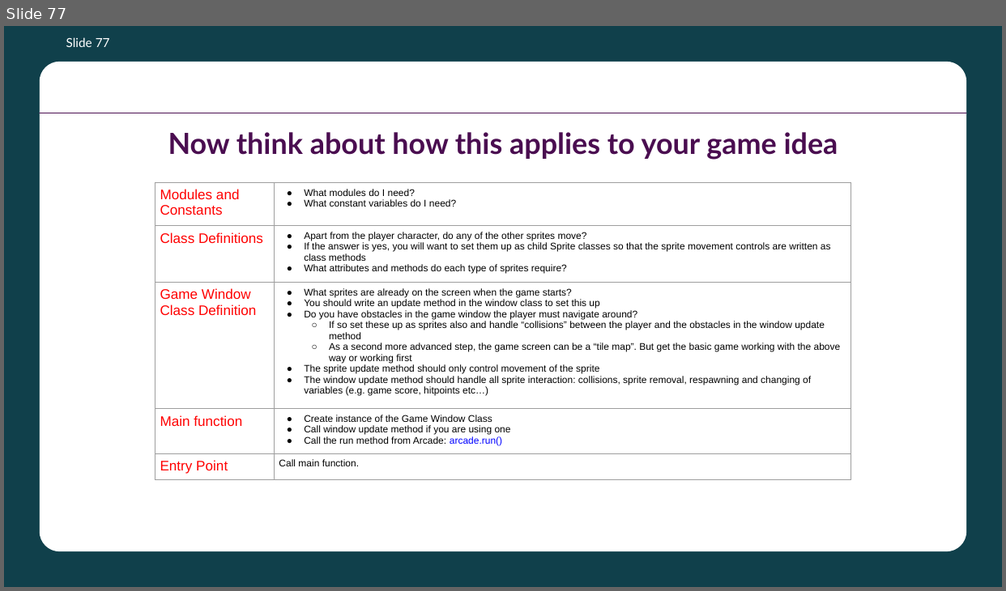
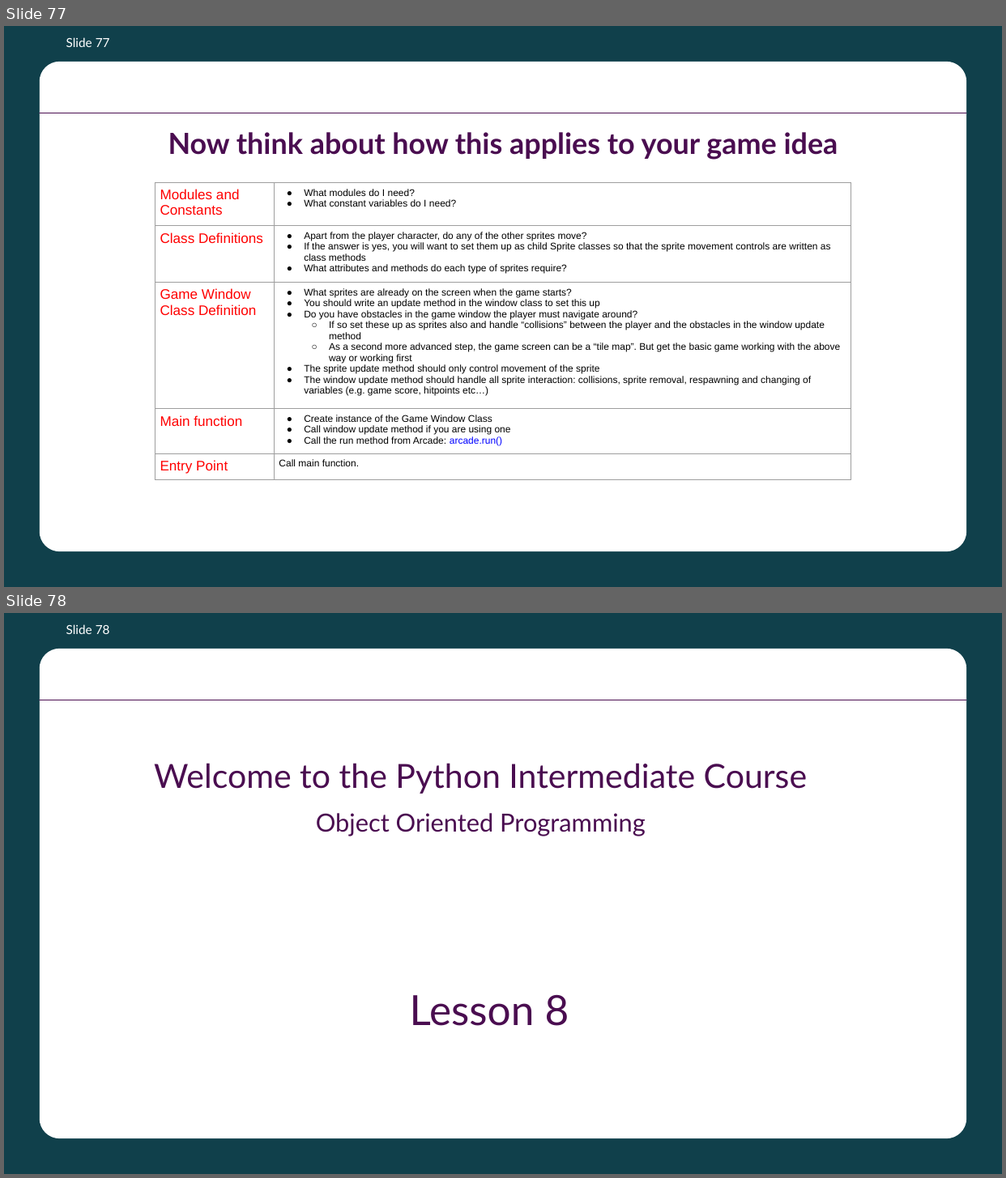
Before and after one commit to batecsw/OOP_class_work, a slide deck: Python OOP Course Presentation.pptx. Shown one above the other, each under a label of ours: slide 77 before the commit, slides 77 and 78 after it. The pictures are 1006x591 and 1006x1178 pixels, drawn with LibreOffice and Linux fonts; fonts in the diff are those of the drawing; background and template pictures are left out. Boxes give left, top, right and bottom in pixels: in the first picture for what was removed or moved away, otherwise in the second. Text is boxed around its words. In the diff, an @@ line names an element or a change of style, - is before the commit and + after.

```diff
--- a/Python OOP Course Presentation.pptx
+++ b/Python OOP Course Presentation.pptx
@@ slide 78 added at bbox=[4, 613, 1002, 1174], background #10404B; not listed: 2 template elements that a slide beside it also shows @@
@@ page number added at bbox=[66, 624, 110, 634], 18 pt, text #FFFFFF @@
+Slide 78
@@ text added at bbox=[154, 763, 807, 837], 48 pt, text #4A0D50 @@
+Welcome to the Python Intermediate Course
+Object Oriented Programming
@@ text added at bbox=[410, 995, 569, 1026], 60 pt, text #4A0D50 @@
+Lesson 8
```
Also in this commit, not shown: 1 other slide added.
